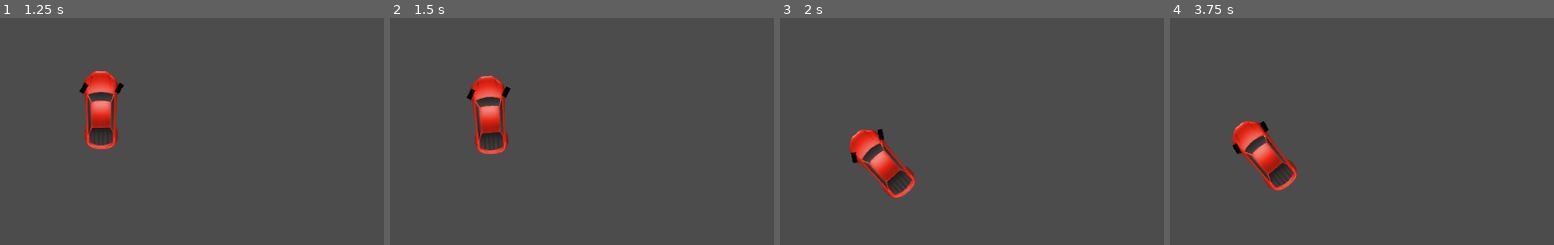
Above: before the commit, frames 1-4 (left to right).
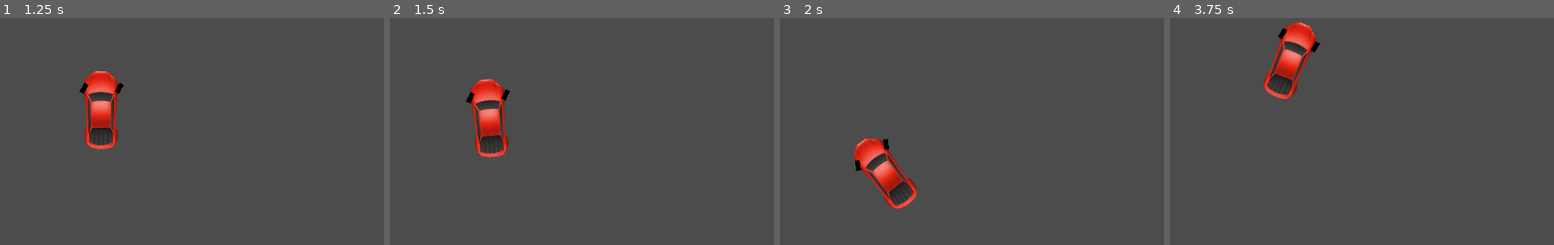
Above: after the commit, the same moments.

Repository: marc-jones/godot-car
Game: Godot game, scene res://MainScene.tscn
Same seed, same stepped clock (60 frames per second), same inputs: the game is played once before the commit and once after it.
Inputs:
- Up to frame 1 (1.25 s): tap Enter at 0.5 s; hold Right (ui_right) from 0.53 s (still down)
- Up to frame 2 (1.5 s): tap Space at 1.25 s; release Right (ui_right) at 1.28 s; hold Down (ui_down) from 1.28 s (still down)
- Up to frame 3 (2 s): keep holding Down (ui_down)
- Up to frame 4 (3.75 s): release Down (ui_down) at 2.03 s; hold Right (ui_right) 2.03-2.78 s; hold Up (ui_up) 2.78-3.53 s; hold Left (ui_left) from 3.53 s (still down)

Frame 1 is identical in both runs. In frame 2, 1.5% of the frame differs, in the area x 19-32%, y 25-62%; in frame 3, 3.0%; in frame 4, 5.0%, in the area x 16-40%, y 1-77%.

Commit message:
Altered speed and made proper turning calculation

Diff:
--- a/Car.gd
+++ b/Car.gd
@@ -4,16 +4,16 @@
 var max_steering_rotation = 30.0
 # Wheel movement speed
 var steering_rotation_speed = 100.0
-# How much the speed affects turning
-var speed_rotation_factor = 0.01
+# Distance between the two axis
+var axis_diff = 130.0
 # Speed limits
-var max_forward_speed = 10.0
-var max_reverse_speed = 5.0
+var max_forward_speed = 800.0
+var max_reverse_speed = 300.0
 # Acceleration
-var forward_acceleration = 10.0
-var reverse_acceleration = 10.0
+var forward_acceleration = 1000.0
+var reverse_acceleration = 1000.0
 # Drag when no buttons are pressed
-var drag = 5.0
+var drag = 500.0
 
 var speed = 0.0
 var steering_rotation = 0.0
@@ -43,9 +43,10 @@
 		speed = max(speed, -max_reverse_speed)
 	else:
 		speed += -1 * sign(speed) * drag * delta
-	position += Vector2(0, -1).rotated(rotation) * speed
-	rotation += (speed_rotation_factor * steering_rotation
-		* PI * speed / 180.0)
+	position += (Vector2(0, -1).rotated(rotation)
+		* speed * delta)
+	rotation += asin(speed * delta *
+		sin(steering_rotation* PI / 180.0) / axis_diff)
 
 func update_tyre_rotation():
 	$TyreL.set_rotation(steering_rotation * PI / 180)
